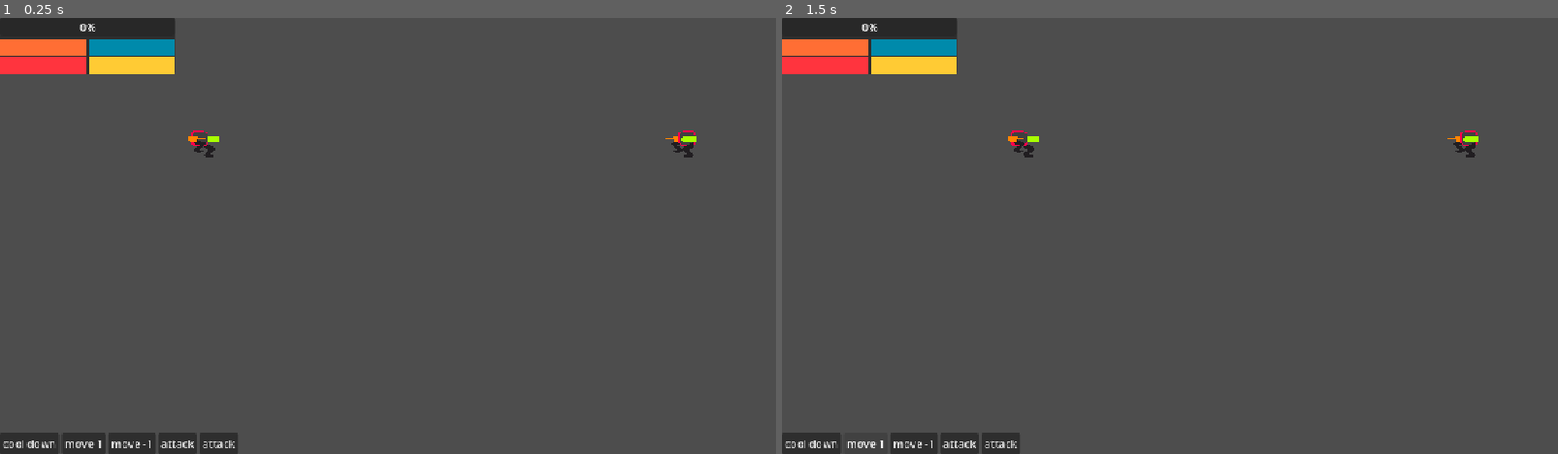
Above: before the commit, frames 1-2 (left to right).
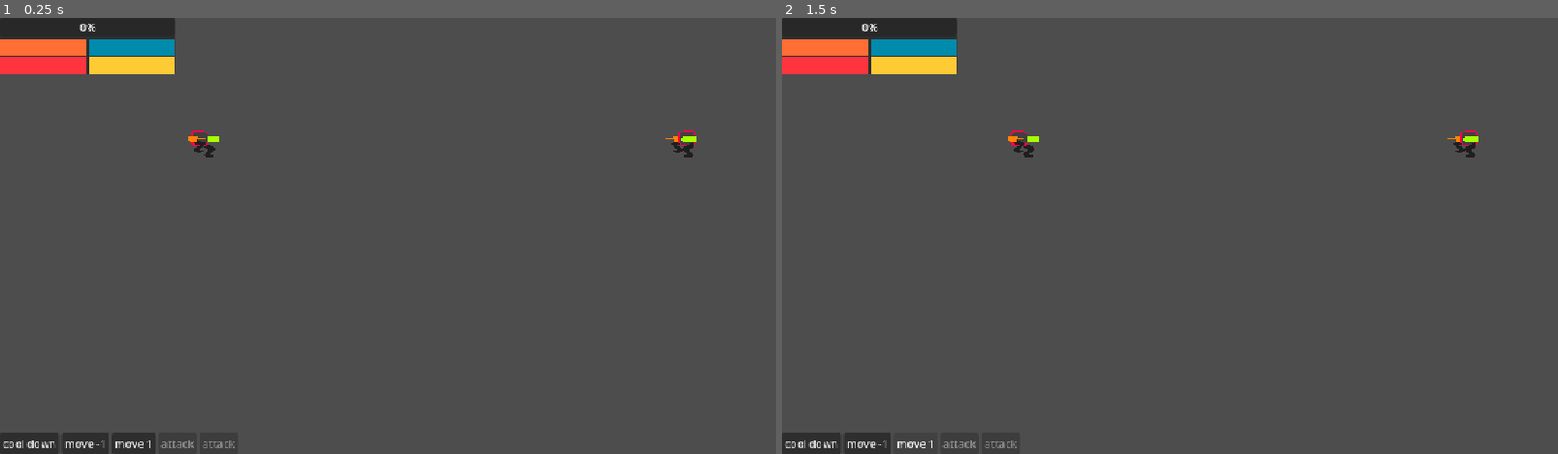
Above: after the commit, the same moments.

Repository: SnekOfSpice/micro-mechs
Game: Godot game, scene res://world/battle/battle_stage.tscn
Two runs of this game, one before a commit and one after it. Both use one fixed random seed, a clock stepped at 60 frames per second and the inputs below.
Inputs:
- Up to frame 1 (0.25 s): no input
- Up to frame 2 (1.5 s): click "cool down" at 0.5 s; click "move 1" at 1.25 s

The runs differ from the first frame. In frame 1, 0.2% of the frame differs, in the area x 12-31%, y 95-100%; in frame 2, 0.2%.

Commit message:
action logic

Diff:
--- a/autoload/action_button.gd
+++ b/autoload/action_button.gd
@@ -8,6 +8,10 @@
 		_rebuild()
 
 
+func _ready() -> void:
+	EventBus.request_action_rebuild.connect(_rebuild)
+
+
 func _rebuild():
 	if action is ActionCoolDown:
 		text = "cool down"
@@ -16,12 +20,10 @@
 	elif action is ActionWeapon:
 		text = "attack"
 
-	disabled = _is_action_prohibited()
+	disabled = not action.can_do()
 
-func _is_action_prohibited() -> bool:
-	return false
 
 
 func _on_pressed() -> void:
 	action.do()
-	_rebuild()
+	EventBus.request_action_rebuild.emit()
--- /dev/null
+++ b/autoload/event_bus.gd
@@ -0,0 +1,5 @@
+extends Node
+
+
+
+signal request_action_rebuild()
--- /dev/null
+++ b/autoload/event_bus.tscn
@@ -0,0 +1,6 @@
+[gd_scene format=3 uid="uid://c3svy8rvi4pmo"]
+
+[ext_resource type="Script" uid="uid://lu12eocpwbhw" path="res://autoload/event_bus.gd" id="1_4rx8b"]
+
+[node name="EventBus" type="Node" unique_id=1370757452]
+script = ExtResource("1_4rx8b")
--- a/game/mech/actions/action.gd
+++ b/game/mech/actions/action.gd
@@ -14,3 +14,4 @@
 
 
 @abstract func do()
+@abstract func can_do() -> bool
--- a/game/mech/actions/action_cool_down.gd
+++ b/game/mech/actions/action_cool_down.gd
@@ -4,3 +4,7 @@
 
 func do():
 	owner.cool_down()
+
+
+func can_do() -> bool:
+	return true
--- a/game/mech/actions/action_move.gd
+++ b/game/mech/actions/action_move.gd
@@ -9,3 +9,8 @@
 func do():
 	# TODO fancier: if distance in config is > 1, get a selection for how far to go
 	owner.move(distance)
+
+func can_do() -> bool:
+	if Global.get_other_mech(owner).is_in_spot(owner.get_spot() + distance):
+		return false
+	return true
--- a/game/mech/actions/action_weapon.gd
+++ b/game/mech/actions/action_weapon.gd
@@ -8,3 +8,7 @@
 
 func do():
 	Global.battle_stage.do_attack(owner, weapon_index)
+
+
+func can_do() -> bool:
+	return owner.can_use_weapon(config)
--- a/mech.gd
+++ b/mech.gd
@@ -159,7 +159,7 @@
 
 	var leg_config : LegConfig = %LegPivots.get_child(0).config
 	for i in range(1, leg_config.movement + 1):
-		for factor in [1, -1]:
+		for factor in [-1, 1]:
 			var move_action := ActionMove.new()
 			move_action.owner = self
 			move_action.config = leg_config
@@ -184,3 +184,37 @@
 
 func move(distance : int):
 	position.x += distance * WIDTH
+
+
+
+func is_in_spot(index : int) -> bool:
+	var index_position := index * WIDTH
+	return position.x - index_position < 0.001
+
+
+
+func is_in_range(r : Vector2) -> bool:
+	var index_range := r * WIDTH
+
+	return position.x >= (index_range.x - 0.001) and position.x <= (index_range.y + 0.001)
+
+
+func get_spot() -> int:
+	return int(position.x / float(WIDTH))
+
+
+func can_use_weapon(weapon_config : WeaponConfig) -> bool:
+	if not combat_stats:
+		return false
+
+	if weapon_config.bullet_consumption > combat_stats.bullets:
+		return false
+
+	if weapon_config.rocket_consumption > combat_stats.rockets:
+		return false
+
+	if weapon_config.energy_consumption_self > combat_stats.energy:
+		return false
+
+
+	return true
--- a/parts/weapons/weapon_config.gd
+++ b/parts/weapons/weapon_config.gd
@@ -16,7 +16,7 @@
 @export var damage_type := DamageType.Kinetic
 @export var energy_consumption_self := 0
 @export var energy_consumption_target := 0
-@export var heat_generatoion_self := 0
-@export var heat_generatoion_target := 0
+@export var heat_generation_self := 0
+@export var heat_generation_target := 0
 @export var bullet_consumption := 0
 @export var rocket_consumption := 0
--- a/project.godot
+++ b/project.godot
@@ -19,6 +19,7 @@
 
 Global="*uid://npmcbeberrw5"
 PhaseManager="*uid://ddwj8mj0xrxeu"
+EventBus="*uid://c3svy8rvi4pmo"
 
 [display]
 
Not shown, added: autoload/event_bus.gd.uid
